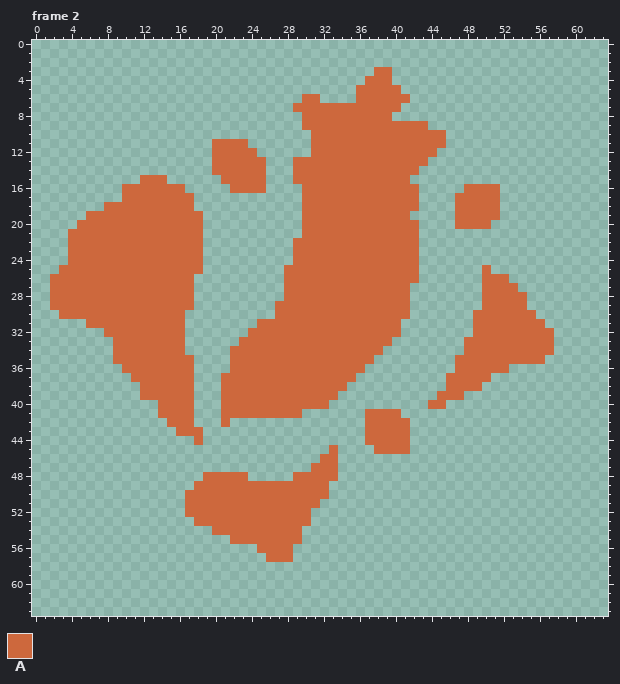
Edited in one commit: pixel-art file (graphics/large_vase.aseprite). Above: the version before the commit.
64x64 pixels, 5 frames. Shown: frame 2. The commit also changed other frames, which this record leaves out.
Palette (. is transparent): A #cd683d
Pixels before, frame 2 (only the part around the change), first column x 0:
 0 ................................................................
 1 ................................................................
 2 ................................................................
 3 ......................................AA........................
 4 .....................................AAA........................
 5 ....................................AAAAA.......................
 6 ..............................AA....AAAAAA......................
 7 .............................AAAAAAAAAAAA.......................
 8 ..............................AAAAAAAAAA........................
 9 ..............................AAAAAAAAAAAAAA....................
10 ...............................AAAAAAAAAAAAAAA..................
11 ....................AAAA.......AAAAAAAAAAAAAAA..................
12 ....................AAAAA......AAAAAAAAAAAAAA...................
13 ....................AAAAAA...AAAAAAAAAAAAAAA....................
14 ....................AAAAAA...AAAAAAAAAAAAAA.....................
15 ............AAA......AAAAA...AAAAAAAAAAAAA......................
16 ..........AAAAAAA.....AAAA....AAAAAAAAAAAAA.....AAAA............
17 ..........AAAAAAAA............AAAAAAAAAAAAA....AAAAA............
18 ........AAAAAAAAAA............AAAAAAAAAAAAA....AAAAA............
19 ......AAAAAAAAAAAAA...........AAAAAAAAAAAA.....AAAAA............
20 .....AAAAAAAAAAAAAA...........AAAAAAAAAAAAA....AAAA.............
21 ....AAAAAAAAAAAAAAA...........AAAAAAAAAAAAA.....................
22 ....AAAAAAAAAAAAAAA..........AAAAAAAAAAAAAA.....................
23 ....AAAAAAAAAAAAAAA..........AAAAAAAAAAAAAA.....................
24 ....AAAAAAAAAAAAAAA..........AAAAAAAAAAAAAA.....................
25 ...AAAAAAAAAAAAAAAA.........AAAAAAAAAAAAAAA.......A.............
26 ..AAAAAAAAAAAAAAAA..........AAAAAAAAAAAAAAA.......AAA...........
27 ..AAAAAAAAAAAAAAAA..........AAAAAAAAAAAAAA........AAAA..........
28 ..AAAAAAAAAAAAAAAA..........AAAAAAAAAAAAAA........AAAAA.........
29 ..AAAAAAAAAAAAAAAA.........AAAAAAAAAAAAAAA........AAAAA.........
30 ...AAAAAAAAAAAAAA..........AAAAAAAAAAAAAAA.......AAAAAAA........
31 ......AAAAAAAAAAA........AAAAAAAAAAAAAAAA........AAAAAAAA.......
32 ........AAAAAAAAA.......AAAAAAAAAAAAAAAAA........AAAAAAAAA......
33 .........AAAAAAAA......AAAAAAAAAAAAAAAAA........AAAAAAAAAA......
34 .........AAAAAAAA.....AAAAAAAAAAAAAAAAA.........AAAAAAAAAA......
35 .........AAAAAAAAA....AAAAAAAAAAAAAAAA.........AAAAAAAAAA.......
36 ..........AAAAAAAA....AAAAAAAAAAAAAAA..........AAAAAA...........
37 ...........AAAAAAA...AAAAAAAAAAAAAAA..........AAAAA.............
38 ............AAAAAA...AAAAAAAAAAAAAA...........AAAA..............
39 ............AAAAAA...AAAAAAAAAAAAA...........AAA................
40 ..............AAAA...AAAAAAAAAAAA...........AA..................
41 ..............AAAA...AAAAAAAAA.......AAAA.......................
42 ...............AAA...A...............AAAAA......................
43 ................AAA..................AAAAA......................
44 ..................A..................AAAAA......................
45 .................................A....AAAA......................
46 ................................AA..............................
47 ...............................AAA..............................
48 ...................AAAAA.....AAAAA..............................
49 ..................AAAAAAAAAAAAAAA...............................
50 .................AAAAAAAAAAAAAAAA...............................
51 .................AAAAAAAAAAAAAAA................................
52 .................AAAAAAAAAAAAAA.................................
53 ..................AAAAAAAAAAAAA.................................
54 ....................AAAAAAAAAA..................................
55 ......................AAAAAAAA..................................
56 .........................AAAA...................................
57 ..........................AAA...................................
58 ................................................................
59 ................................................................
60 ................................................................
61 ................................................................
62 ................................................................
63 ................................................................
The result:
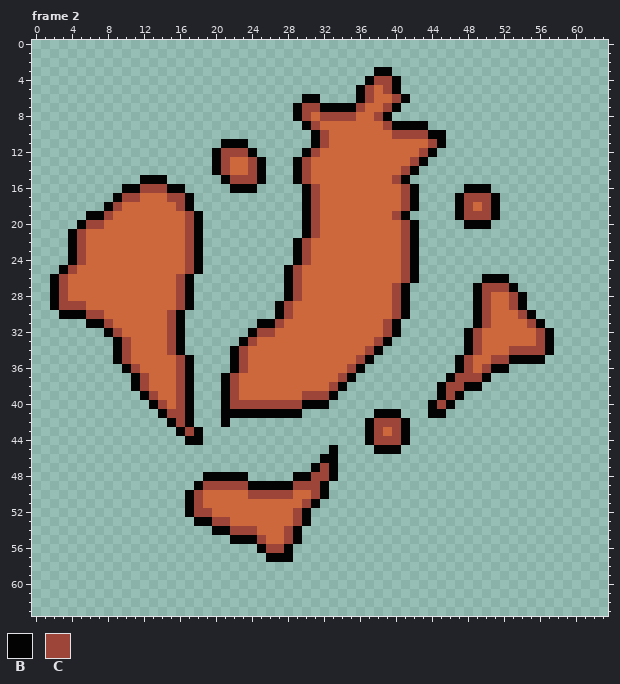
Colours new in this view: B #030303  C #9e4539
Diff:
Changed rows in their new state; - is an unchanged pixel.
Frame 2:
first column x 2:
 3 ------------------------------------BB------------------
 4 -----------------------------------BCCB-----------------
 5 ----------------------------------BC-CB-----------------
 6 ----------------------------BB----BC--CB----------------
 7 ---------------------------BCCBBBBC--CB-----------------
 8 ---------------------------BC-CCCC--CB------------------
 9 ----------------------------BC-------CBBBB--------------
10 -----------------------------BC-------CCCCBB------------
11 ------------------.BBB-------BC-----------CB------------
12 ------------------BCCCB-----BC-----------CB-------------
13 ------------------BC--CB---BC-----------CB--------------
14 ------------------BC--CB---BC----------CB---------------
15 ----------BBB------BCCCB---BC---------CB----------------
16 --------BBCCCBB-----BBB.----BC---------CB-----BBB.------
17 -------BCC---CCB------------BC---------CB----BCCCB------
18 ------BC------CB------------BC---------CB----BC-CB------
19 ----BBC--------CB-----------BC--------CB-----BCCCB------
20 ---BCC---------CB-----------BC---------CB----.BBB-------
21 --BC-----------CB-----------BC---------CB---------------
22 --BC-----------CB----------BC----------CB---------------
23 --BC-----------CB----------BC----------CB---------------
24 --BC-----------CB----------BC----------CB---------------
25 -BC------------CB---------BC-----------CB-------.-------
26 BC------------CB----------BC-----------CB-------BBB-----
27 BC------------CB----------BC----------CB-------BCCCB----
28 BC------------CB----------BC----------CB-------BC--CB---
29 BCCC----------CB---------BC-----------CB-------BC--CB---
30 -BBBCC-------CB----------BC-----------CB-------BC---CB--
31 ----BBC------CB--------BBC-----------CB--------BC----CB-
32 ------BC-----CB-------BCC------------CB-------BC------CB
33 -------BC----CB------BC-------------CB--------BC------CB
34 -------BC----CB-----BC-------------CB---------BC---CCCCB
35 -------BC-----CB----BC------------CB---------BC--CCBBBB-
36 --------BC----CB----BC-----------CB----------BC-CBB-----
37 ---------BC---CB---BC-----------CB----------BCCCB-------
38 ---------BC---CB---BC----------CB----------BCCBB--------
39 ----------BC--CB---BC-------CCCB-----------BCB----------
40 -----------BC-CB---BCCCCCCCCBBB-----------BCB-----------
41 ------------BCCB---BBBBBBBBB-------.BBB---BB------------
42 -------------BCB---B---------------BCCCB----------------
43 --------------BCB------------------BC-CB----------------
44 ---------------BB------------------BCCCB----------------
45 -------------------------------B----BBB.----------------
46 ------------------------------BB------------------------
47 -----------------------------BCB------------------------
48 -----------------BBBBB-----BBCCB------------------------
49 ----------------BCCCCCBBBBBCCCB-------------------------
50 ---------------BC-----CCCCC--CB-------------------------
51 ---------------BC-----------CB--------------------------
52 ---------------BCC---------CB---------------------------
53 ----------------BBCC-------CB---------------------------
54 ------------------BBCCC---CB----------------------------
55 --------------------BBBC--CB----------------------------
56 -----------------------BCCB-----------------------------
57 ------------------------BBB-----------------------------
Where, in picture pixels (left, top, right, bottom), the same in both pictures:
changed: (50, 67, 554, 562)
